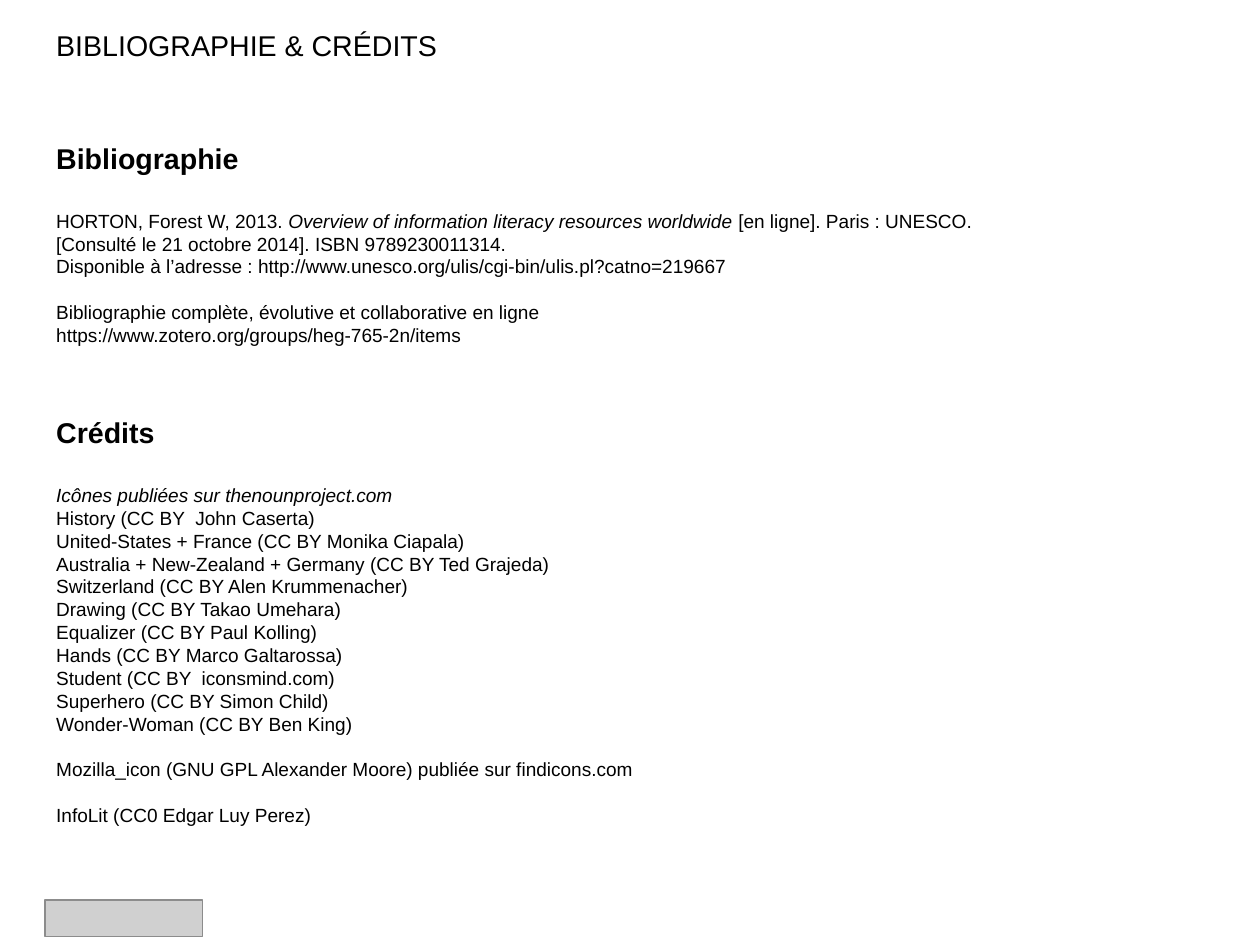
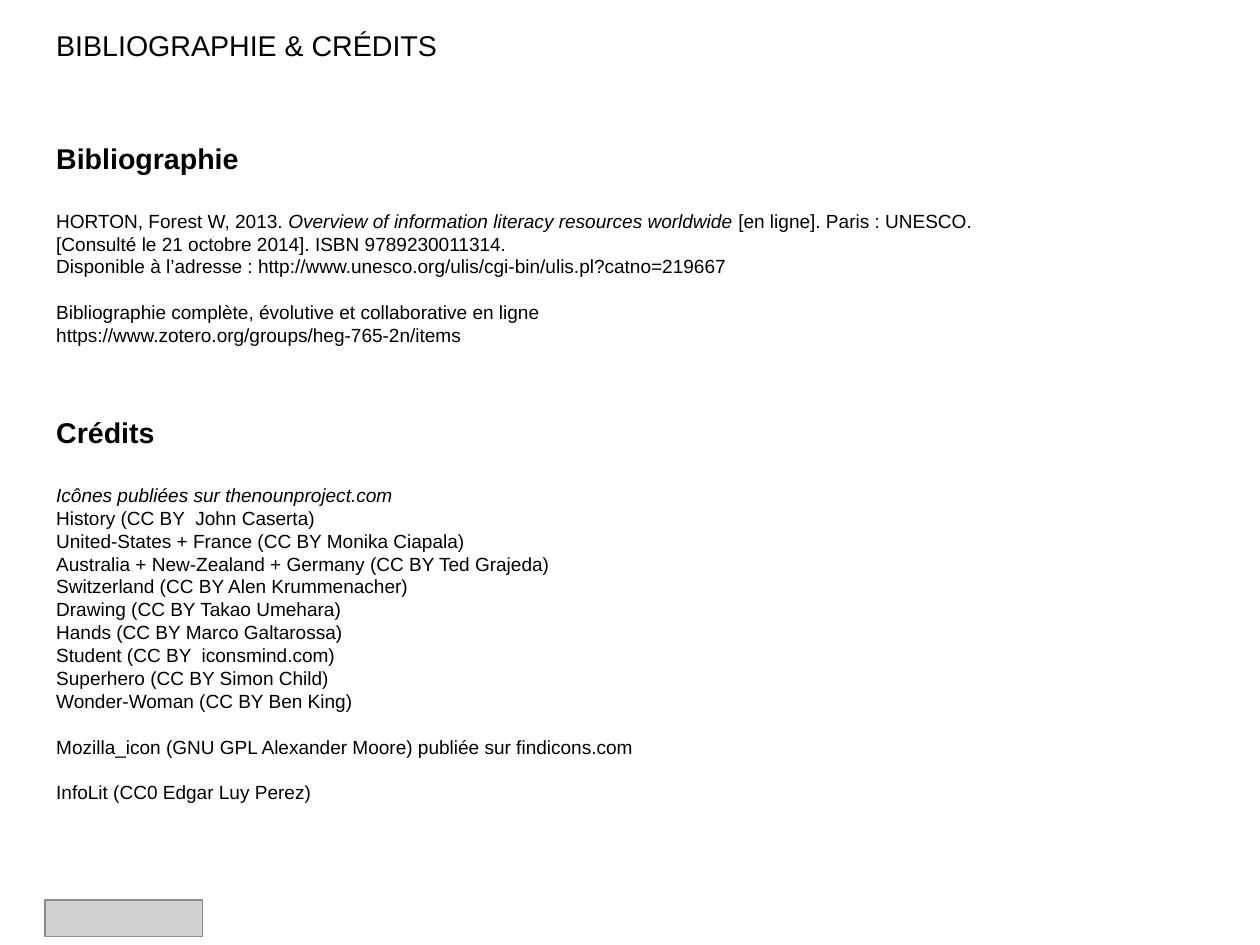
Before and after one commit to grolimur/HEG-765-21, a slide deck: slide 25 of sem3/supports/formation-usagers-bib-S03-E01.odp (slide 22 before the commit). Drawn at 1260x945 pixels with LibreOffice and Linux fonts; fonts in the diff are those of the drawing; grey boxes stand for pictures. Boxes give left, top, right and bottom in pixels: in the first picture for what was removed or moved away, otherwise in the second. Text is boxed around its words. In the diff, an @@ line names an element or a change of style, - is before the commit and + after.

```diff
--- a/sem3/supports/formation-usagers-bib-S03-E01.odp
+++ b/sem3/supports/formation-usagers-bib-S03-E01.odp
@@ text at box(56, 625, 317, 643): paragraph removed @@
-Equalizer (CC BY Paul Kolling)
```
Also in this commit, not shown: 3 other slides changed, 4 slides added, 1 slide removed, 6 other files.
